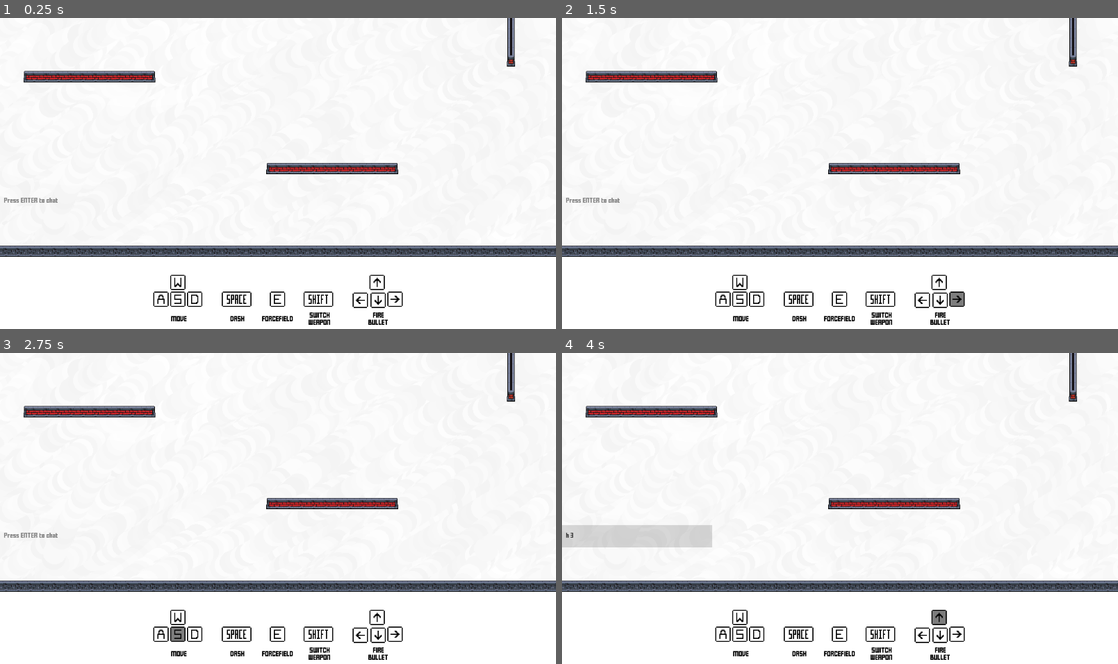
Above: before the commit, frames 1-4 (two rows, left to right).
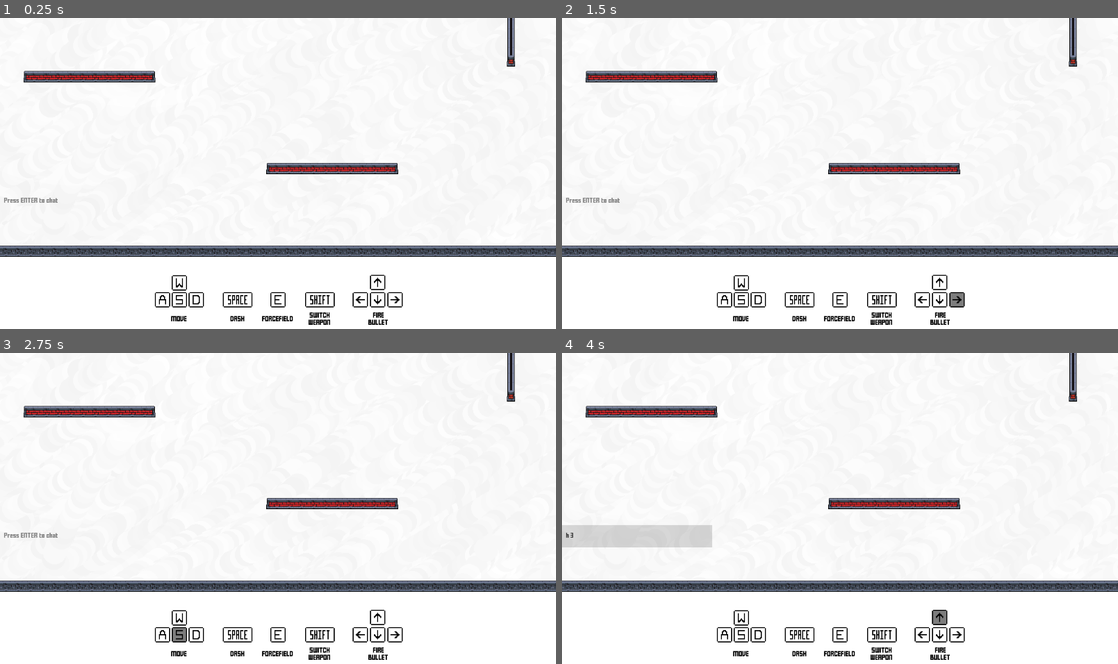
Above: after the commit, the same moments.

Repository: MarshallJDem/SuperCTF
Game: Godot game, scene res://GameContent/Main.tscn
Same seed, same stepped clock (60 frames per second), same inputs: the game is played once before the commit and once after it. This scene is started directly instead of the project's main scene. Sound files missing from this copy of the repository are replaced by a short silence.
Inputs (mouse positions are in pixels of both pictures, inside the frame that each line leads up to):
- Up to frame 1 (0.25 s): no input
- Up to frame 2 (1.5 s): click (639, 201) at 0.52 s; type "12" at 0.6 s; tap Enter at 1.25, 1.35 s; move the mouse to (962, 157) at 1.27 s; hold Right from 1.28 s (still down); click (962, 157) at 1.42 s
- Up to frame 3 (2.75 s): tap Space at 1.52, 2, 2.27 s; move the mouse to (166, 524) at 2.02 s; release Right at 2.03 s; hold S from 2.03 s (still down); tap 2 at 2.1 s
- Up to frame 4 (4 s): tap Enter at 2.75 s; move the mouse to (895, 440) at 2.77 s; release S at 2.78 s; hold Right 2.78-3.53 s; tap 3 at 2.85 s; tap Space at 3.5, 3.77 s; move the mouse to (812, 570) at 3.52 s; hold Up from 3.53 s (still down); tap H at 3.6 s; click (812, 570) at 3.67 s

The runs differ from the first frame. In frame 1, 1.2% of the frame differs, in the area x 27-73%, y 82-94%; in frame 2, 1.2%; in frame 3, 1.1%; in frame 4, 1.2%.

Commit message:
Fixed some in game ui misalignment

Diff:
--- a/GameContent/Main.tscn
+++ b/GameContent/Main.tscn
@@ -182,72 +182,83 @@
 }
 
 [node name="W_GUI" type="Sprite" parent="UI_Layer/Ability_GUIs"]
-position = Vector2( -175, -44 )
+position = Vector2( -188.177, -59 )
 scale = Vector2( 2, 2 )
 texture = ExtResource( 13 )
+centered = false
 hframes = 2
 
 [node name="A_GUI" type="Sprite" parent="UI_Layer/Ability_GUIs"]
-position = Vector2( -208, -11 )
+position = Vector2( -221.264, -26 )
 scale = Vector2( 2, 2 )
 texture = ExtResource( 29 )
+centered = false
 hframes = 2
 
 [node name="S_GUI" type="Sprite" parent="UI_Layer/Ability_GUIs"]
-position = Vector2( -175, -11 )
+position = Vector2( -188.264, -26 )
 scale = Vector2( 2, 2 )
 texture = ExtResource( 28 )
+centered = false
 hframes = 2
 
 [node name="D_GUI" type="Sprite" parent="UI_Layer/Ability_GUIs"]
-position = Vector2( -142, -11 )
+position = Vector2( -155.264, -26 )
 scale = Vector2( 2, 2 )
 texture = ExtResource( 27 )
+centered = false
 hframes = 2
 
 [node name="E_GUI" type="Sprite" parent="UI_Layer/Ability_GUIs"]
-position = Vector2( 20, -11 )
+position = Vector2( 5, -26 )
 scale = Vector2( 2, 2 )
 texture = ExtResource( 33 )
+centered = false
 hframes = 2
 
 [node name="UP_GUI" type="Sprite" parent="UI_Layer/Ability_GUIs"]
-position = Vector2( 215, -44 )
+position = Vector2( 200, -60 )
 scale = Vector2( 2, 2 )
 texture = ExtResource( 30 )
+centered = false
 hframes = 2
 
 [node name="LEFT_GUI" type="Sprite" parent="UI_Layer/Ability_GUIs"]
-position = Vector2( 182, -11 )
+position = Vector2( 166, 4.088 )
 rotation = -1.5708
 scale = Vector2( 2, 2 )
 texture = ExtResource( 30 )
+centered = false
 hframes = 2
 
 [node name="DOWN_GUI" type="Sprite" parent="UI_Layer/Ability_GUIs"]
-position = Vector2( 215, -11 )
+position = Vector2( 230, 4 )
 rotation = 3.14159
 scale = Vector2( 2, 2 )
 texture = ExtResource( 30 )
+centered = false
 hframes = 2
 
 [node name="RIGHT_GUI" type="Sprite" parent="UI_Layer/Ability_GUIs"]
-position = Vector2( 248, -11 )
+position = Vector2( 264, -26 )
 rotation = 1.5708
 scale = Vector2( 2, 2 )
 texture = ExtResource( 30 )
+centered = false
 hframes = 2
 
 [node name="SHIFT_GUI" type="Sprite" parent="UI_Layer/Ability_GUIs"]
-position = Vector2( 100, -11 )
+position = Vector2( 73, -26 )
 scale = Vector2( 2, 2 )
 texture = ExtResource( 31 )
+centered = false
 hframes = 2
 
 [node name="SPACE_GUI" type="Sprite" parent="UI_Layer/Ability_GUIs"]
-position = Vector2( -60, -11 )
+position = Vector2( -88, -26 )
 scale = Vector2( 2, 2 )
 texture = ExtResource( 32 )
+centered = false
 hframes = 2
 
 [node name="Shoot_GUI_Text" type="Label" parent="UI_Layer/Ability_GUIs"]
@@ -296,6 +307,7 @@
 }
 
 [node name="ToggleWeapon_GUI_Text2" type="Label" parent="UI_Layer/Ability_GUIs"]
+anchor_right = -3.8147e-07
 margin_left = 34.891
 margin_top = 11.0
 margin_right = 168.891
@@ -312,6 +324,8 @@
 }
 
 [node name="Move_GUI_Text" type="Label" parent="UI_Layer/Ability_GUIs"]
+anchor_top = 0.00432434
+anchor_bottom = 0.00432434
 margin_left = -240.0
 margin_top = 20.0
 margin_right = -106.0
@@ -322,6 +336,9 @@
 text = "MOVE"
 align = 1
 valign = 1
+__meta__ = {
+"_edit_use_anchors_": false
+}
 
 [node name="Kill_Title_Text" type="RichTextLabel" parent="UI_Layer"]
 margin_left = 391.0
--- a/GameContent/NetworkController.gd
+++ b/GameContent/NetworkController.gd
@@ -248,7 +248,6 @@
 						rpc("update_players_data", players);
 						# If this user is joining mid match
 						if match_is_running:
-
 							rpc_id(network_id, "load_mid_round", players, scores, $Round_Start_Timer.time_left, round_num, OS.get_system_time_msecs() - Globals.match_start_time);
 			else:
 				print("Disconnecting player " + str(network_id) + " because they are not in the allowed players list (they mightve connected before we got match data)");
